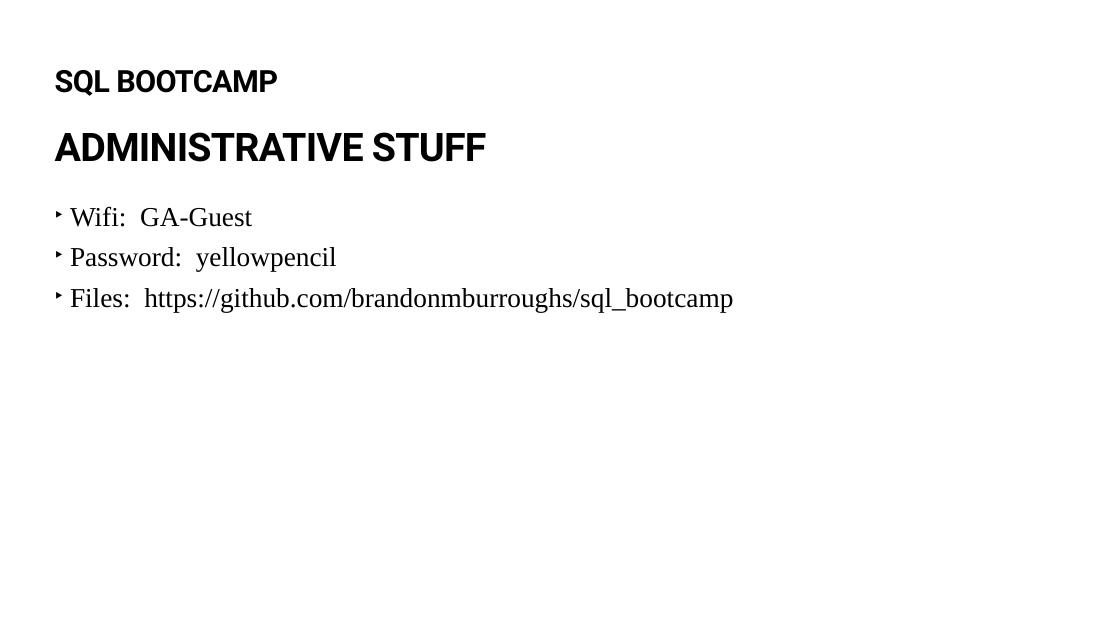
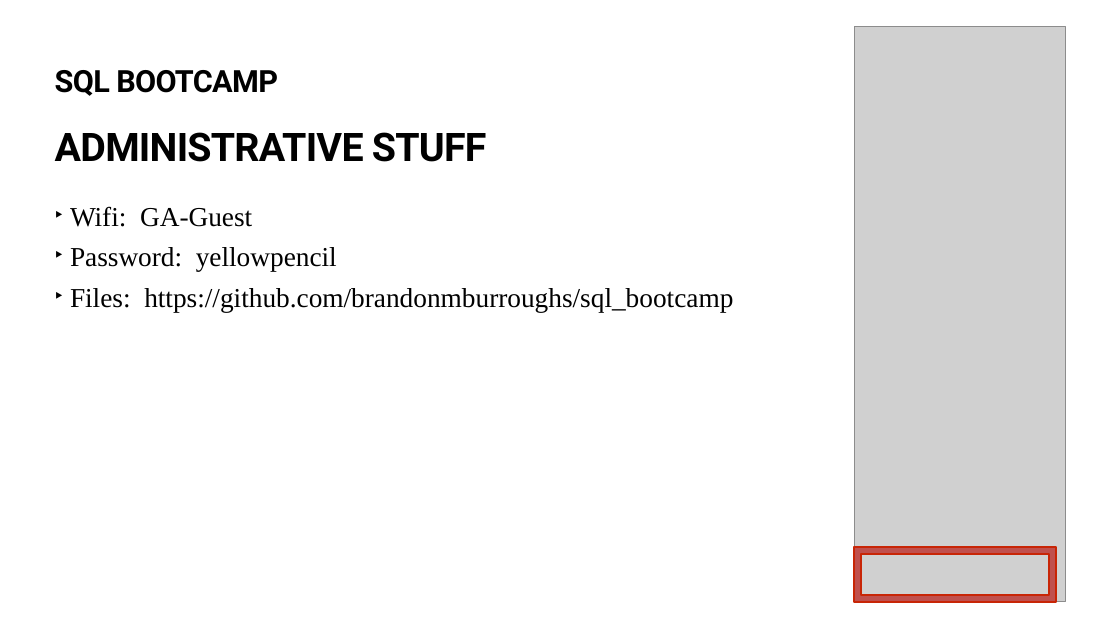
Before and after one commit to brandonmburroughs/sql_bootcamp, a slide deck: slide 2 of Slides/SQL Bootcamp.pptx. Drawn at 1120x629 pixels with LibreOffice and Linux fonts; fonts in the diff are those of the drawing; grey boxes stand for pictures. Boxes give left, top, right and bottom in pixels: in the first picture for what was removed or moved away, otherwise in the second. Text is boxed around its words. In the diff, an @@ line names an element or a change of style, - is before the commit and + after.

Commit message:
Updated slides

```diff
--- a/Slides/SQL Bootcamp.pptx
+++ b/Slides/SQL Bootcamp.pptx
@@ picture added at box(855, 26, 1066, 602) @@
@@ frame added at box(855, 547, 1056, 601), fill #C0504D, outline #C82506 2 pt @@
```
Also in this commit, not shown: 1 slide added, 12 slides removed.
